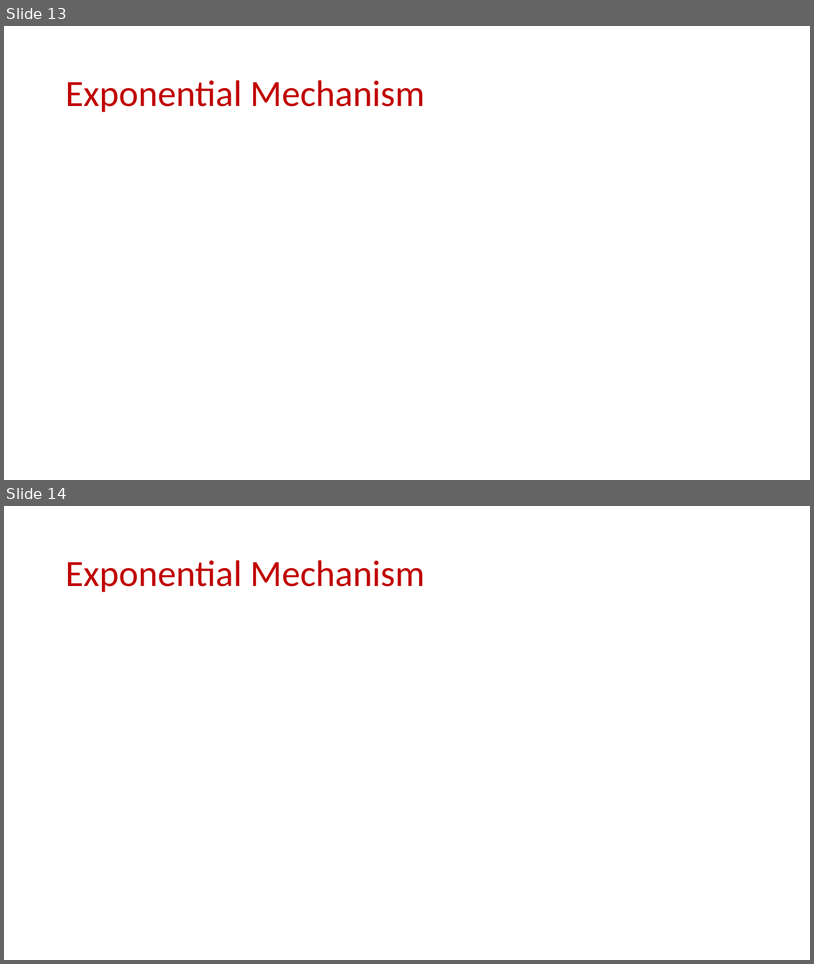
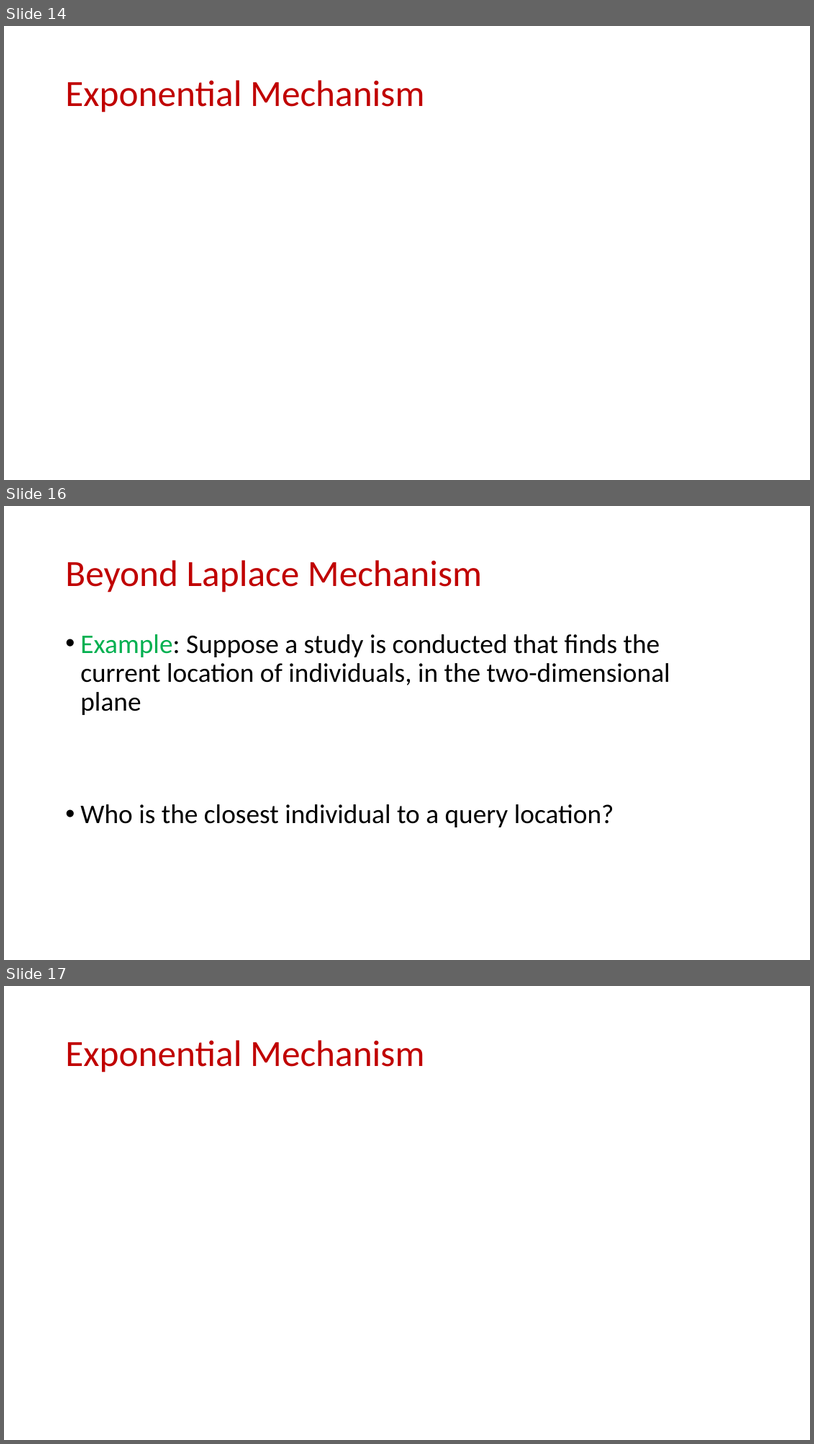
Before and after one commit to samsonzhou/samsonzhou.github.io, a slide deck: CSCE658-S24/L21.pptx. Shown one above the other, each under a label of ours: slides 13 and 14 before the commit, slides 14, 16 and 17 after it; the slides between them are not shown. The pictures are 814x964 and 814x1444 pixels, drawn with LibreOffice and Linux fonts; fonts in the diff are those of the drawing; grey boxes stand for pictures. Boxes give left, top, right and bottom in pixels: in the first picture for what was removed or moved away, otherwise in the second. Text is boxed around its words. In the diff, an @@ line names an element or a change of style, - is before the commit and + after.

```diff
--- a/CSCE658-S24/L21.pptx
+++ b/CSCE658-S24/L21.pptx
@@ slide 16 added at bbox=[4, 506, 810, 960], background #FFFFFF @@
@@ title added at bbox=[65, 560, 482, 592], 44 pt, text #C00000 @@
+Beyond Laplace Mechanism
@@ text added at bbox=[80, 634, 671, 827], 32 pt, text #000000 @@
+• Example: Suppose a study is conducted that finds the current location of individuals, in the two-dimensional plane
+• Who is the closest individual to a query location?
@@ what was slide 13 is now slide 14 @@
@@ what was slide 14 is now slide 17 @@
```
Also in this commit, not shown: 2 slides changed, 14 other slides added.
